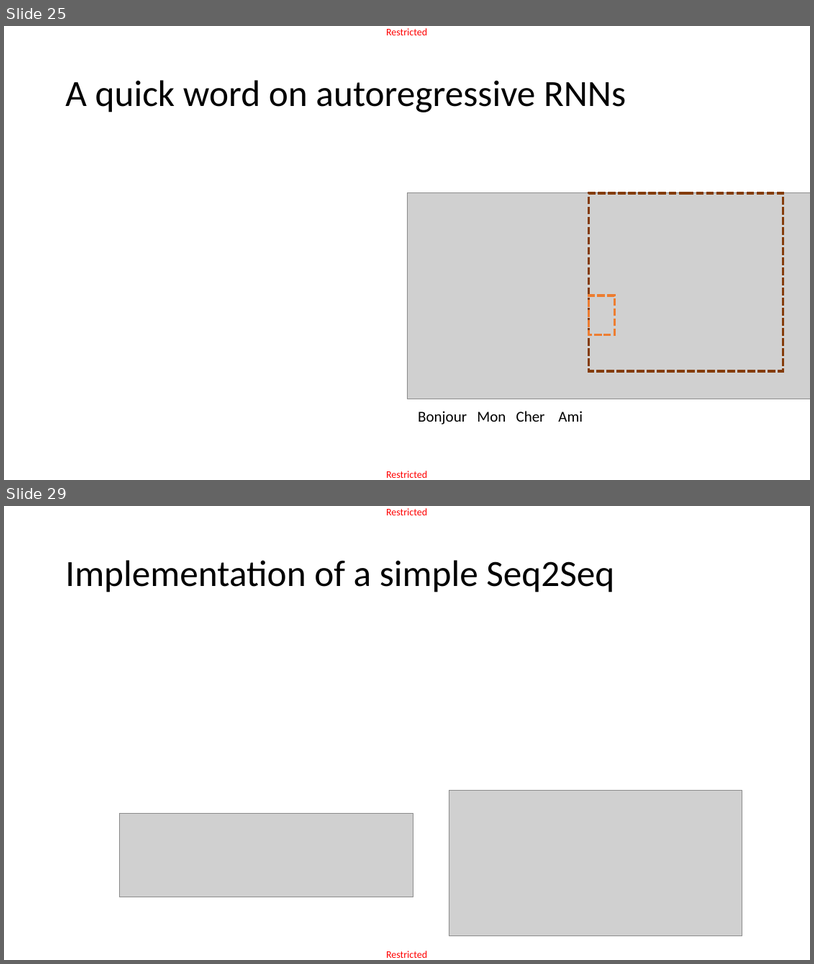
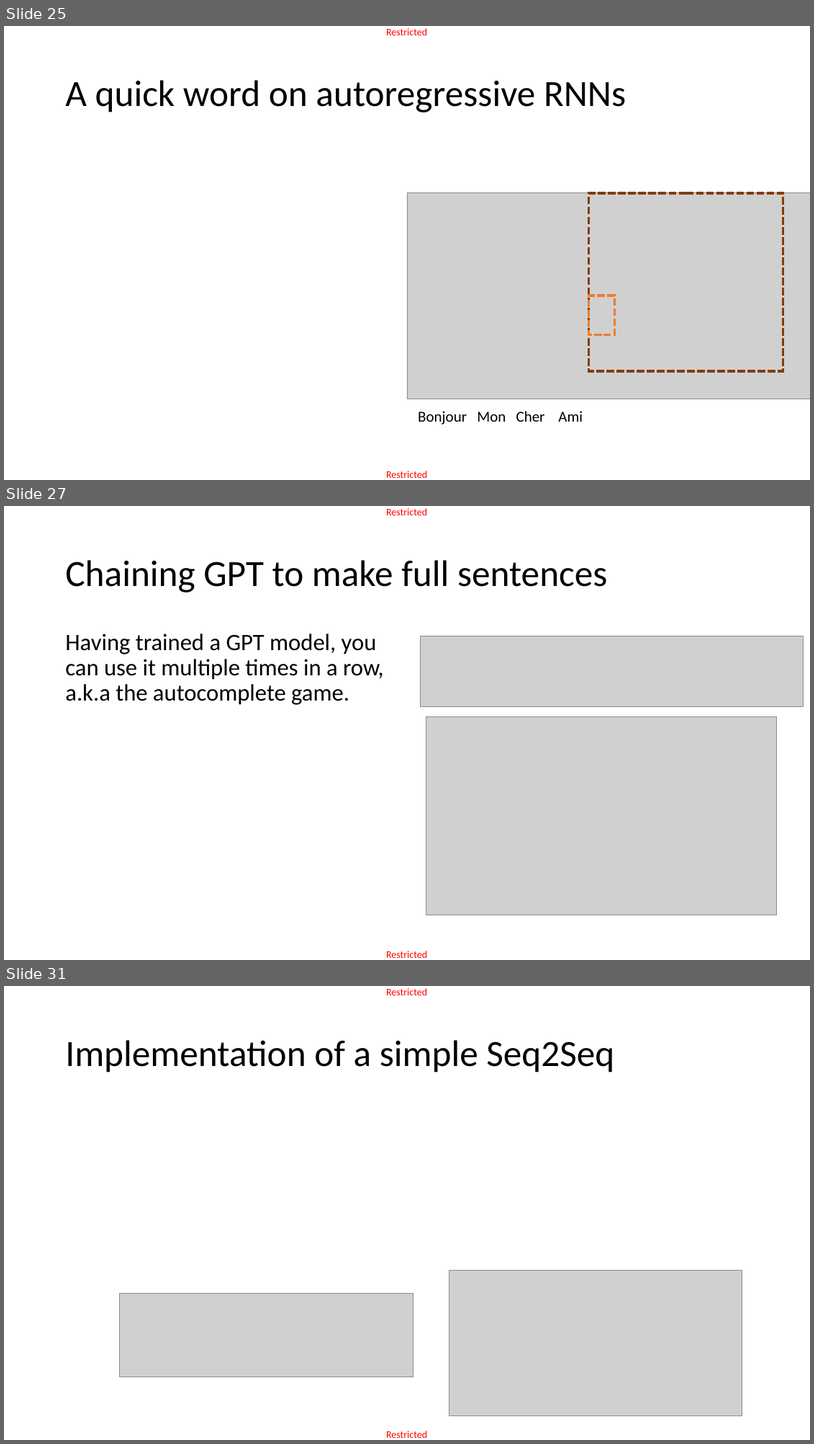
Before and after one commit to matthieudemari/SUTD_DL_50_039, a slide deck: W5/3. W5S3 final/W5S3.pptx. Shown one above the other, each under a label of ours: slides 25 and 29 before the commit, slides 25, 27 and 31 after it; the slides between them are not shown. The pictures are 814x964 and 814x1444 pixels, drawn with LibreOffice and Linux fonts; fonts in the diff are those of the drawing; grey boxes stand for pictures; background and template pictures are left out. Boxes give left, top, right and bottom in pixels: in the first picture for what was removed or moved away, otherwise in the second. Text is boxed around its words. In the diff, an @@ line names an element or a change of style, - is before the commit and + after.

```diff
--- a/W5/3. W5S3 final/W5S3.pptx
+++ b/W5/3. W5S3 final/W5S3.pptx
@@ slide 27 added at box(4, 506, 810, 960), background picture (left out); not listed: 2 template elements that a slide beside it also shows @@
@@ title added at box(65, 560, 607, 592), 44 pt, text #000000 @@
+Chaining GPT to make full sentences
@@ text added at box(65, 633, 384, 705), 28 pt, text #000000 @@
+Having trained a GPT model, you can use it multiple times in a row, a.k.a the autocomplete game.
@@ picture added at box(420, 636, 803, 707) @@
@@ picture added at box(426, 716, 777, 914) @@
@@ what was slide 29 is now slide 31 @@
```
Also in this commit, not shown: 4 slides changed, 1 other slide added, 4 other files.
